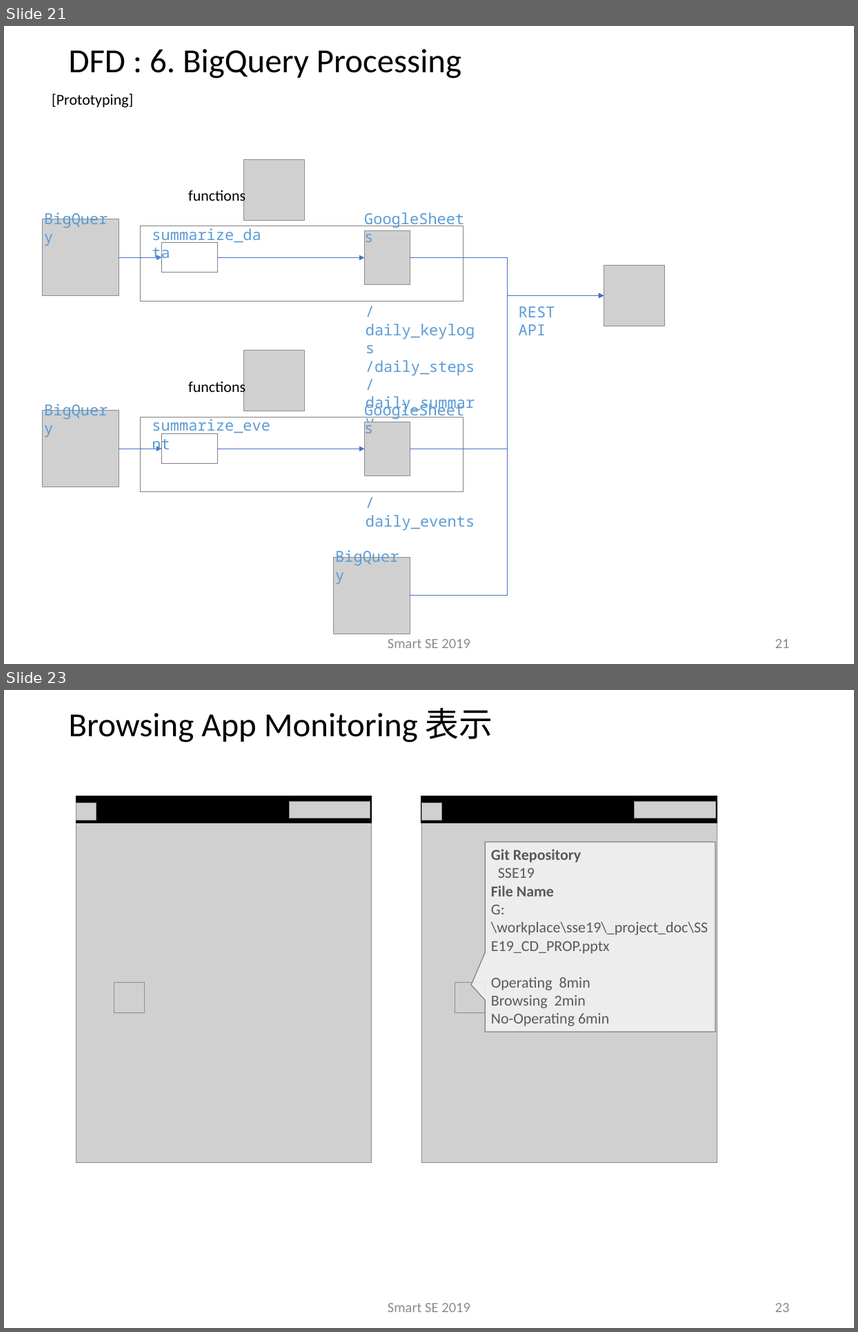
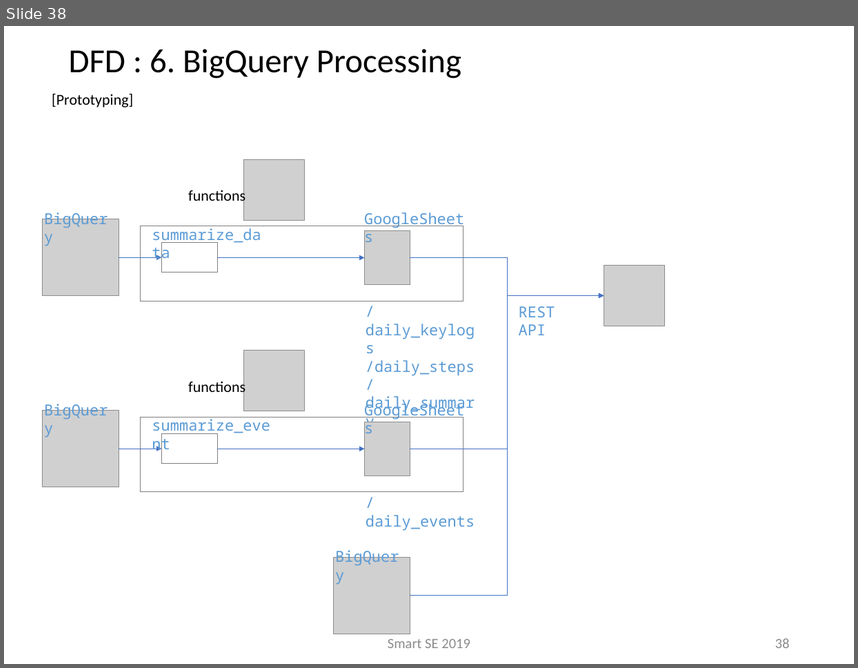
Before and after one commit to sakai-memoru/smartse19, a slide deck: _project_docs/SSE19_SPP.pptx. Shown one above the other, each under a label of ours: slides 21 and 23 before the commit, slide 38 after it; the slides between them are not shown. The pictures are 858x1332 and 858x668 pixels, drawn with LibreOffice and Linux fonts; fonts in the diff are those of the drawing; grey boxes stand for pictures; background and template pictures are left out. Boxes give left, top, right and bottom in pixels: in the first picture for what was removed or moved away, otherwise in the second. Text is boxed around its words. In the diff, an @@ line names an element or a change of style, - is before the commit and + after.

```diff
--- a/_project_docs/SSE19_SPP.pptx
+++ b/_project_docs/SSE19_SPP.pptx
@@ slide 23 removed at (4,690,854,1328), background #FFFFFF @@
@@ title removed at (69,708,493,742) @@
-Browsing App Monitoring 表示
@@ rectangle removed at (76,796,371,823) @@
@@ picture removed at (76,803,96,820) @@
@@ picture removed at (290,801,370,818) @@
@@ rectangle removed at (421,796,717,823) @@
@@ picture removed at (421,803,441,820) @@
@@ picture removed at (634,801,715,818) @@
@@ picture removed at (76,823,371,1163) @@
@@ picture removed at (421,823,717,1163) @@
@@ speech box removed at (485,842,715,1032) @@
-Git Repository
-SSE19
-File Name
-G:\workplace\sse19\_project_doc\SSE19_CD_PROP.pptx
-Operating 8min
-Browsing 2min
-No-Operating 6min
@@ picture removed at (114,982,144,1012) @@
@@ picture removed at (455,982,485,1012) @@
@@ text removed at (388,1303,470,1312) @@
-Smart SE 2019
@@ page number removed at (775,1303,790,1312) @@
-23
@@ what was slide 21 is now slide 38 @@
@@ page number at (775,638,790,648): text changed @@
-21
+38
```
Also in this commit, not shown: 3 slides changed, 2 slides added, 8 other files.
